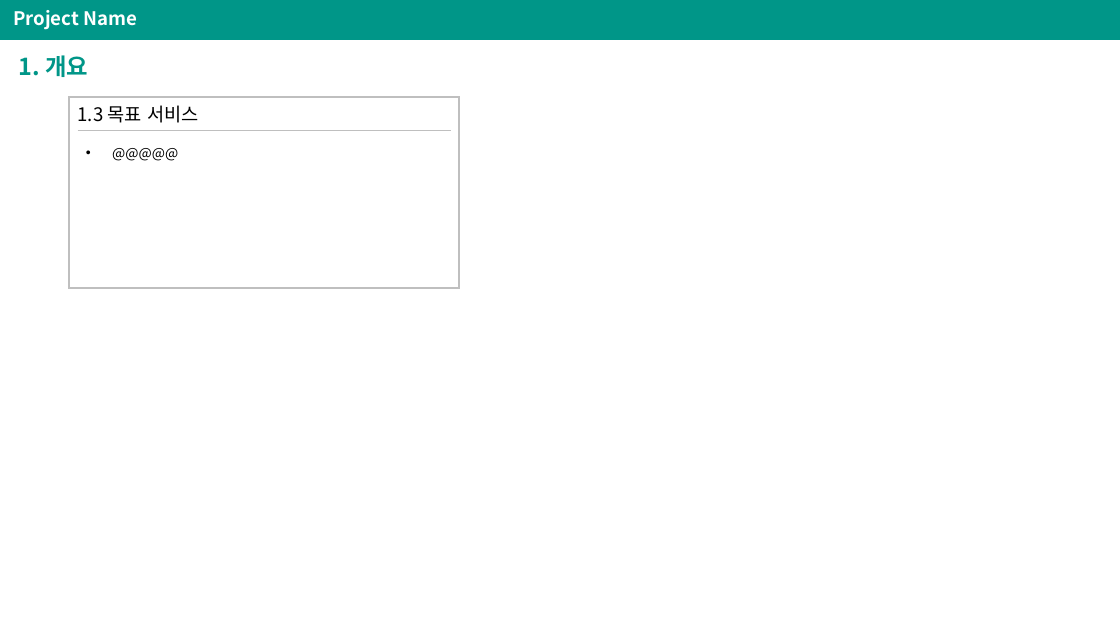
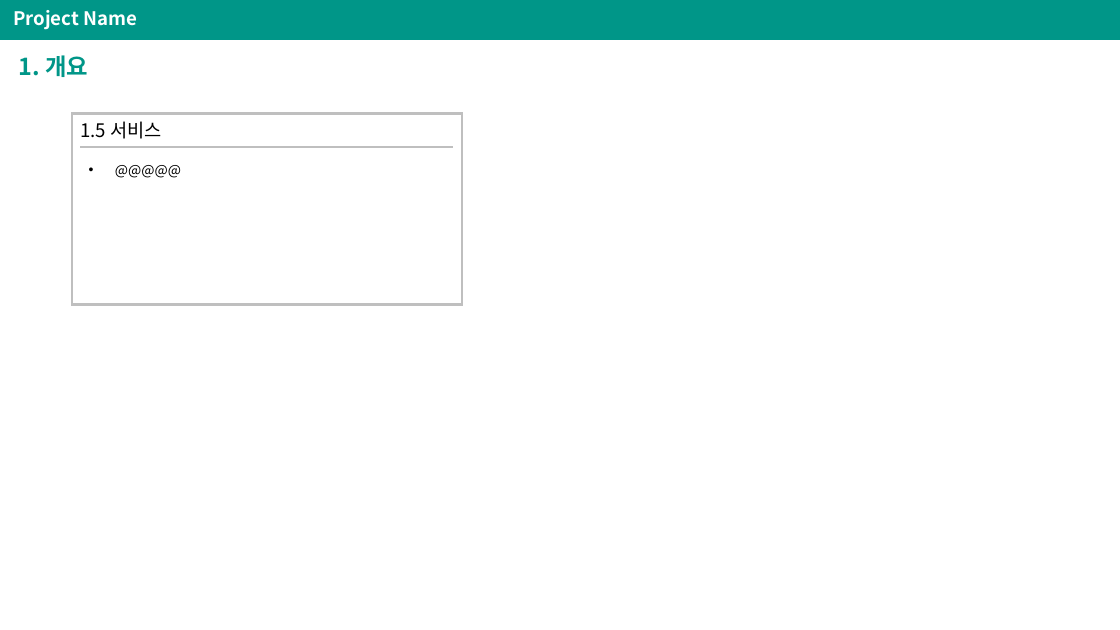
Before and after one commit to PriuS2/TIL, a slide deck: slide 5 of 2020/Project_/[ProjectName]_SystemDesign.pptx (slide 4 before the commit). Drawn at 1120x630 pixels with LibreOffice and Linux fonts; fonts in the diff are those of the drawing. Boxes give left, top, right and bottom in pixels: in the first picture for what was removed or moved away, otherwise in the second. Text is boxed around its words. In the diff, an @@ line names an element or a change of style, - is before the commit and + after.

```diff
--- a/2020/Project_/[ProjectName]_SystemDesign.pptx
+++ b/2020/Project_/[ProjectName]_SystemDesign.pptx
@@ text at bbox=[80, 121, 161, 139]: text changed @@
-1.3 목표 서비스
+1.5 서비스
@@ 1 text, 1 rectangle, 1 line: place and size @@
-1 text, 1 rectangle, 1 line at bbox=[69, 97, 459, 287]
+1 text, 1 rectangle, 1 line at bbox=[72, 113, 462, 304]
```
Also in this commit, not shown: 16 other slides changed, 17 slides added, 7 slides removed, 2 other files.
